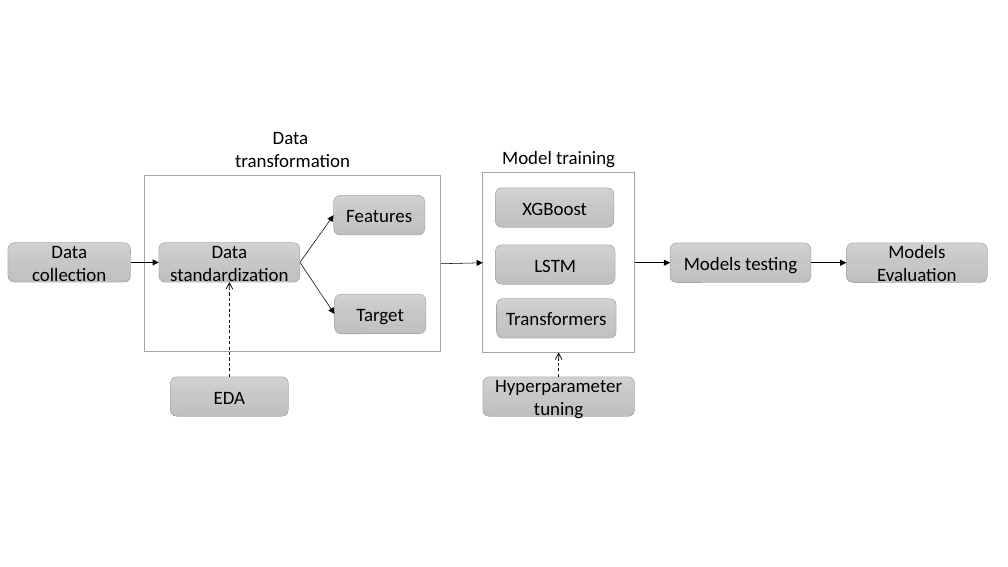
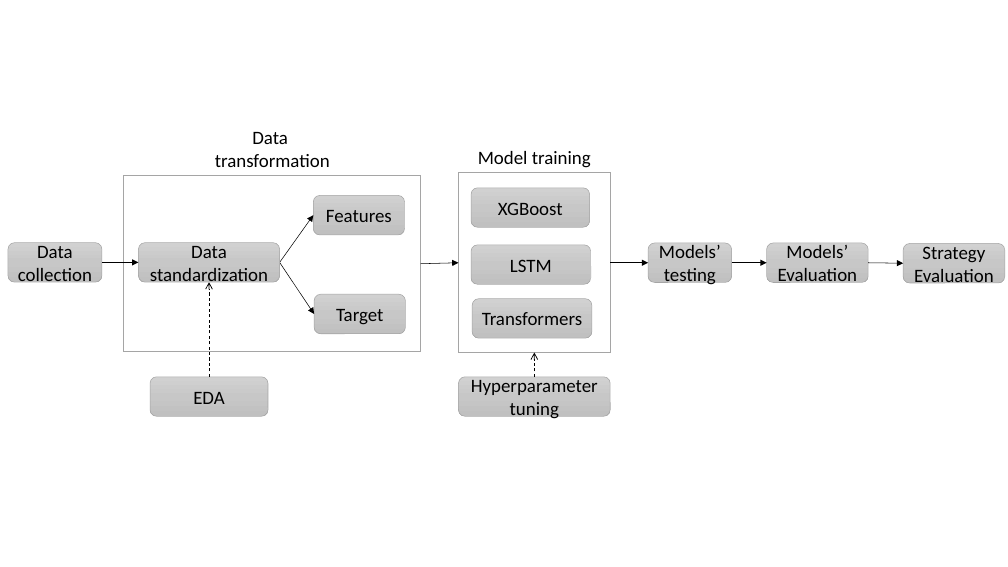
Before and after one commit to gpalazzo/crypto_msc_thesis, a slide deck: slide 2 of assets/diagrams.pptx. Drawn at 1008x567 pixels with LibreOffice and Linux fonts; fonts in the diff are those of the drawing. Boxes give left, top, right and bottom in pixels: in the first picture for what was removed or moved away, otherwise in the second. Text is boxed around its words. In the diff, an @@ line names an element or a change of style, - is before the commit and + after.

```diff
--- a/assets/diagrams.pptx
+++ b/assets/diagrams.pptx
@@ rounded rectangle "Data collection": place and size @@
-rounded rectangle "Data collection" at (8,243,131,282)
+rounded rectangle "Data collection" at (8,243,102,282)
@@ arrow moved from (131, 262) - (159, 262) to (102, 262) - (138, 262) @@
@@ 4 rounded rectangles, 3 arrows, 1 text, 1 rectangle: place and size @@
-4 rounded rectangles, 3 arrows, 1 text, 1 rectangle at (144,132,441,416)
+4 rounded rectangles, 3 arrows, 1 text, 1 rectangle at (124,132,420,416)
@@ arrow moved from (441, 264) - (483, 263) to (420, 264) - (458, 263) @@
@@ 4 rounded rectangles, 2 arrows, 1 text, 1 rectangle: place and size @@
-4 rounded rectangles, 2 arrows, 1 text, 1 rectangle at (483,151,670,416)
+4 rounded rectangles, 2 arrows, 1 text, 1 rectangle at (458,151,648,416)
@@ rounded rectangle "Models’": place and size @@
-rounded rectangle "Models’" at (670,243,811,282)
+rounded rectangle "Models’" at (648,243,732,282)
@@ text in rounded rectangle at (659,245,721,287): text changed @@
-Models testing
+Models’
+testing
@@ arrow moved from (811, 263) - (847, 263) to (732, 263) - (767, 263) @@
@@ rounded rectangle "Models’ Evaluation": place and size @@
-rounded rectangle "Models’ Evaluation" at (847,243,988,282)
+rounded rectangle "Models’ Evaluation" at (767,243,868,282)
@@ text in rounded rectangle at (778,245,858,287): text changed @@
-Models Evaluation
+Models’ Evaluation
@@ arrow added from (868, 263) to (904, 263), #000000 0.5 pt @@
@@ rounded rectangle added at (904,243,1005,283), fill gradient #D2D2D2 to #C8C8C8 to #C0C0C0, outline #A5A5A5 0.5 pt, 18 pt, text #000000 @@
+Strategy Evaluation
```
Also in this commit, not shown: 2 slides added, 7 other files.
